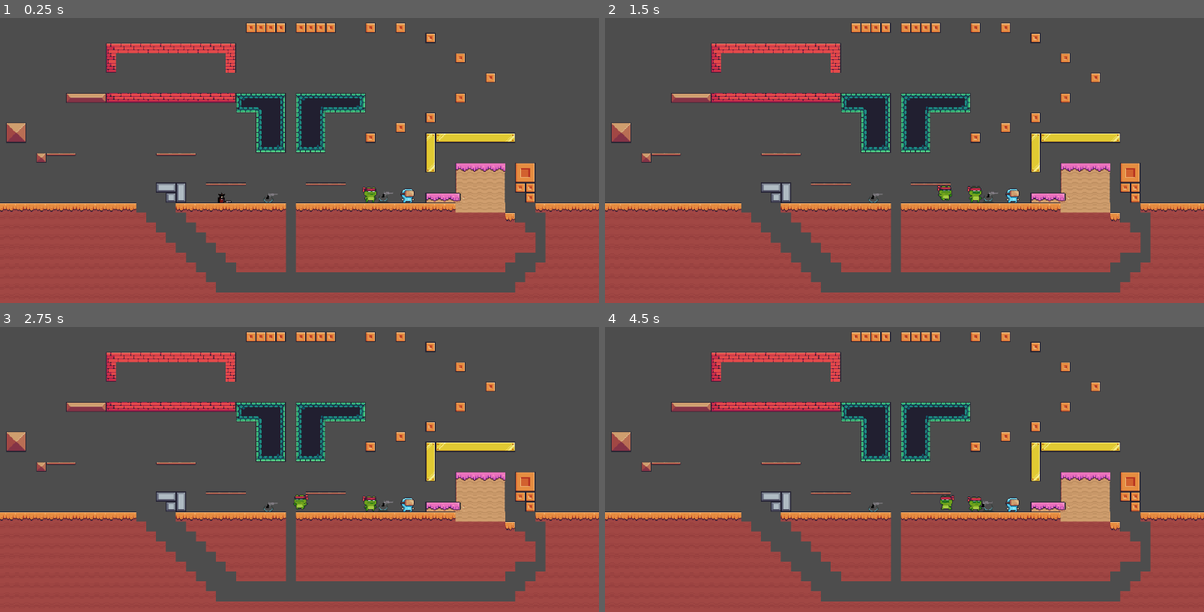
Above: before the commit, frames 1-4 (two rows, left to right).
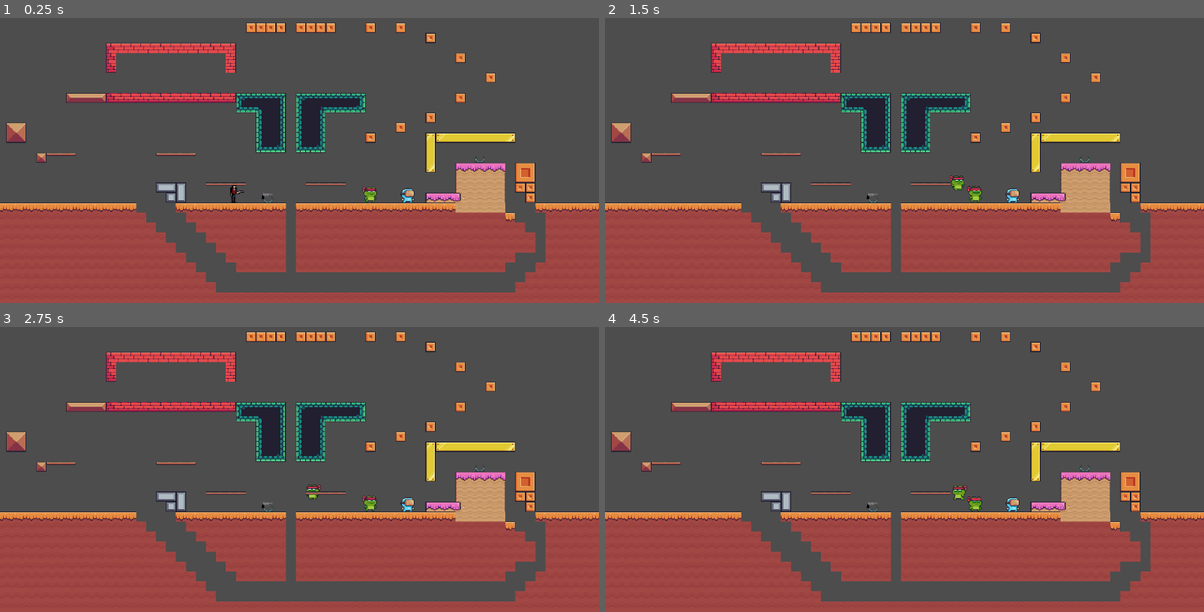
Above: after the commit, the same moments.

Repository: Sean-Suggitt/West-Bound
Game: Godot game, scene res://Scenes/MAIN.tscn
Two runs of this game, one before a commit and one after it. Both use one fixed random seed, a clock stepped at 60 frames per second and the inputs below.
Inputs:
- Up to frame 1 (0.25 s): no input
- Up to frame 2 (1.5 s): tap Enter at 0.5 s; hold D (P1_right) from 0.53 s (still down); tap J (P1_fire) at 0.6 s; tap Space (P1_jump) at 0.77 s; tap E (P1_pickup) at 1.35 s
- Up to frame 3 (2.75 s): tap Space (P1_jump) at 1.52, 2 s; release D (P1_right) at 2.03 s; hold A (P1_left) from 2.03 s (still down); tap K (P2_fire) at 2.1 s
- Up to frame 4 (4.5 s): release A (P1_left) at 2.78 s; hold D (P1_right) 2.78-4.28 s; tap Left (P2_left) at 2.85 s; tap Space (P1_jump) at 3.02, 3.77 s; tap L (P2_pickup) at 3.6 s; hold A (P1_left) from 4.28 s (still down); tap Right (P2_right) at 4.35 s

The runs differ from the first frame. In frame 1, 0.2% of the frame differs, in the area x 36-81%, y 48-65%; in frame 2, 0.3%, in the area x 43-81%, y 48-65%; in frame 3, 0.2%; in frame 4, 0.3%.

Commit message:
Revert "Quick Changes"
This reverts commit 3ebc90babc824be3adb587c0d83622ce6d6c8644.

Diff:
--- a/West Bound/Scenes/MAIN.tscn
+++ b/West Bound/Scenes/MAIN.tscn
@@ -17,11 +17,11 @@
 position = Vector2(0, -125)
 zoom = Vector2(1.2, 1.2)
 
-[node name="GunHolder" parent="." groups=["GunHolders"] instance=ExtResource("4_783md")]
+[node name="GunHolder" parent="." instance=ExtResource("4_783md")]
 position = Vector2(-50, -13)
 
-[node name="GunHolder2" parent="." groups=["GunHolders"] instance=ExtResource("4_783md")]
-position = Vector2(134, -15)
+[node name="GunHolder2" parent="." instance=ExtResource("4_783md")]
+position = Vector2(289, -78)
 
 [node name="Player" parent="." instance=ExtResource("5_5c1w6")]
 position = Vector2(-106, -61)
@@ -30,10 +30,7 @@
 position = Vector2(-54, 0)
 
 [node name="Revolver" parent="." groups=["revolver_group"] instance=ExtResource("4_5c1w6")]
-position = Vector2(-53, -22)
-
-[node name="Revolver2" parent="." groups=["revolver_group"] instance=ExtResource("4_5c1w6")]
-position = Vector2(132, -24)
+position = Vector2(-61, -22)
 
 [node name="Node2D" parent="." instance=ExtResource("6_125yk")]
 position = Vector2(173, -27)
--- a/West Bound/Scenes/PlayerScene.tscn
+++ b/West Bound/Scenes/PlayerScene.tscn
@@ -277,10 +277,10 @@
 script = ExtResource("1_6nwty")
 
 [node name="AniPlayerSpr" type="AnimatedSprite2D" parent="."]
-position = Vector2(3.8147e-06, -3)
+position = Vector2(20, -19)
 scale = Vector2(1.00837, 1.00484)
 sprite_frames = SubResource("SpriteFrames_1fr6y")
-animation = &"run"
+animation = &"idle"
 
 [node name="GunPoint" type="Marker2D" parent="AniPlayerSpr"]
 position = Vector2(9.91699, 8.95665)
--- a/West Bound/Scripts/GameManager.gd
+++ b/West Bound/Scripts/GameManager.gd
@@ -1,7 +1,5 @@
 extends Node2D
 
-# Item spawn tracking
-var item_spawn_positions: Array = []
 
 # Called when the node enters the scene tree for the first time.
 func _ready() -> void:
@@ -16,10 +14,6 @@
 	pass # Replace with function body.
 
 var round_active = true
-
-# Find all revolvers in the scene and store their positions
-#var revolvers = get_tree().get_nodes_in_group("revolver_group")
-
 
 func _on_player_died(player_id):
 	print(player_id)
@@ -44,19 +38,6 @@
 	var player1 = get_parent().get_node("Player")
 	var player2 = get_parent().get_node("Player2")
 
-	# Call the new reset method on both players to handle item clearing
-	if player1.has_method("reset_for_new_round"):
-		print("it has a method")
-		player1.reset_for_new_round()
-	if player2.has_method("reset_for_new_round"):
-		print("it also has a method")
-		player2.reset_for_new_round()
-
-
-	# Respawn revolvers at their original positions
-	await get_tree().process_frame  # Wait a frame to ensure old revolvers are freed
-	#_respawn_items_at_spawn_positions()
-
 	#Move players to spawn points
 	var spawn_p1 = get_tree().get_nodes_in_group("spawn_P1")
 	var spawn_p2 = get_tree().get_nodes_in_group("spawn_P2")
@@ -79,16 +60,6 @@
 	$FadeRect.hide()
 	round_active = true
 
-#func _respawn_items_at_spawn_positions() -> void:
-	## Respawn all items at their original positions
-	#var revolver_scene = preload("res://Scenes/Revolver.tscn")
-	#print(revolver_scene)
-	#for spawn_data in item_spawn_positions:
-		#var new_revolver = revolver_scene.instantiate()
-		#new_revolver.position = spawn_data["position"]
-		#get_parent().add_child(new_revolver)
-		#print("Respawned revolver at: ", spawn_data["position"])
-
 # Called every frame. 'delta' is the elapsed time since the previous frame.
 func _process(delta: float) -> void:
 	pass
--- a/West Bound/Scripts/PlayerScript.gd
+++ b/West Bound/Scripts/PlayerScript.gd
@@ -425,53 +425,6 @@
 		items_in_range.erase(area)
 		print(player_id, " items in range: ", items_in_range)
 
- #--------------------------------------------------------------------
-#----------------------- ROUND RESET FUNCTIONS ----------------------
-#--------------------------------------------------------------------
-
-# Public method for external round resets
-func reset_for_new_round() -> void:
-	"""Called by GameManager when a round resets. Handles clearing item state and other round-specific resets."""
-
-	# Clear item holding state without dropping (items will respawn at their original positions)
-	if holding_item:
-		holding_item = false
-		if item_sprite:
-			item_sprite.hide()
-		var revolver = get_parent().get_node("Revolver")
-		revolver.queue_free()
-		var revolver2 = get_parent().get_node("Revolver2")
-		revolver2.queue_free()
-
-	# Instantiate two new revolvers at their original positions after clearing old ones
-	var revolver_instance_1 = revolver_scene.instantiate()
-	var revolver_instance_2 = revolver_scene.instantiate()
-
-	#Set positions to the positions of the gun holders
-	var gun_holders = get_tree().get_nodes_in_group("GunHolders")
-	for i in range(gun_holders.size()):
-		print("Gun holder ", i, " position: ", gun_holders[i].global_position)
-	revolver_instance_1.position = gun_holders[0].global_position
-	revolver_instance_2.position = gun_holders[1].global_position
-
-	# Clear any items that might be in range
-	items_in_range.clear()
-
-	# Reset visual state
-	if sprite:
-		sprite.modulate.a = 1.0
-		sprite.show()
-		sprite.play("idle")
-
-	# Reset physics
-	velocity = Vector2.ZERO
-	is_dead = false
-
-	# Re-enable collisions in case they were disabled
-	set_collision_layer_value(1, true)
-	if hurt_box:
-		hurt_box.set_deferred("monitoring", true)
-
 #--------------------------------------------------------------------
 #----------------------- LEGACY FUNCTIONS ---------------------------
 #--------------------------------------------------------------------
